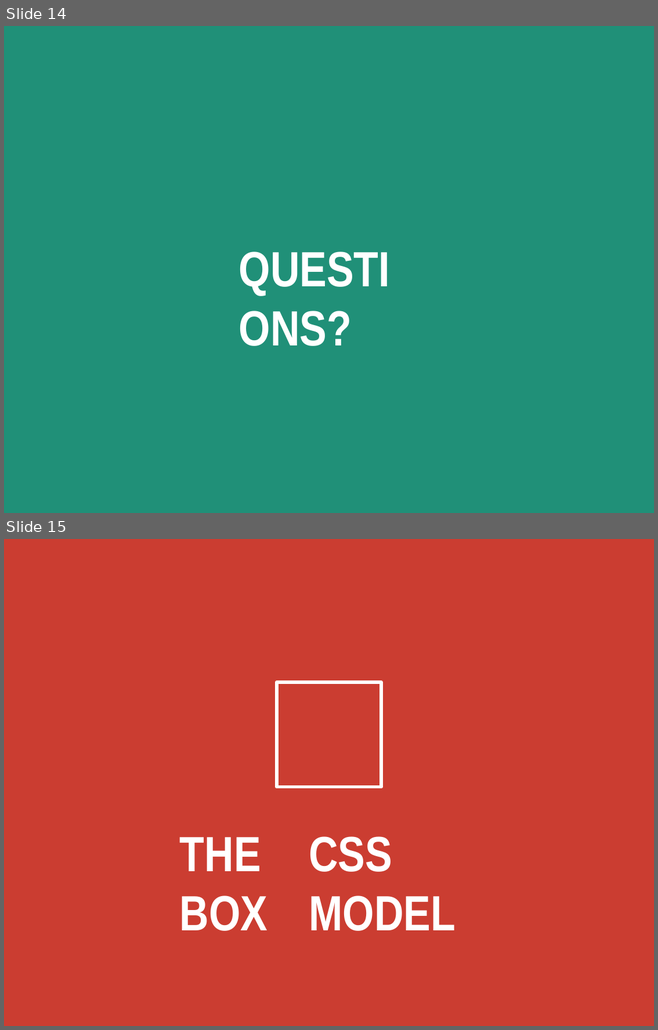
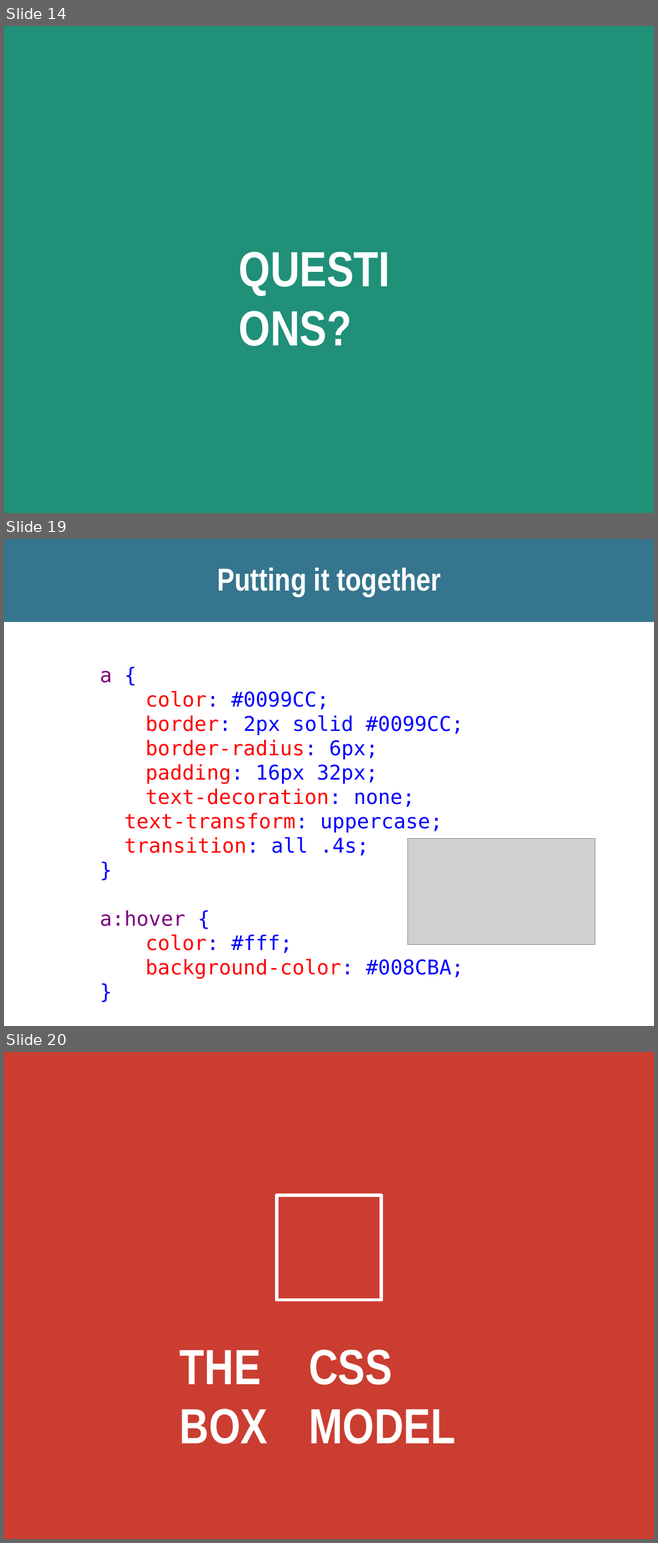
Before and after one commit to kweeket/kweeket.github.io, a slide deck: slides/week-3.pptx. Shown one above the other, each under a label of ours: slides 14 and 15 before the commit, slides 14, 19 and 20 after it; the slides between them are not shown. The pictures are 658x1030 and 658x1543 pixels, drawn with LibreOffice and Linux fonts; fonts in the diff are those of the drawing; grey boxes stand for pictures. Boxes give left, top, right and bottom in pixels: in the first picture for what was removed or moved away, otherwise in the second. Text is boxed around its words. In the diff, an @@ line names an element or a change of style, - is before the commit and + after.

```diff
--- a/slides/week-3.pptx
+++ b/slides/week-3.pptx
@@ slide 19 added at box(4, 539, 654, 1026), background #FFFFFF @@
@@ freeform shape added at box(4, 539, 654, 622), fill #35758E @@
@@ title added at box(217, 567, 441, 596), 50 pt, text #FFFFFF, bold @@
+Putting it together
@@ text added at box(100, 671, 464, 979), 32 pt, text #FF0000 @@
+  a {
+  color: #0099CC;
+  border: 2px solid #0099CC;
+  border-radius: 6px;
+  padding: 16px 32px;
+  text-decoration: none;
+  text-transform: uppercase;
+  transition: all .4s;
+  }
+  a:hover {
+  color: #fff;
+  background-color: #008CBA;
+  }
@@ picture added at box(407, 838, 594, 944) @@
@@ what was slide 15 is now slide 20 @@
```
Also in this commit, not shown: 1 slide changed, 5 other slides added, 7 slides removed, 2 other files.
